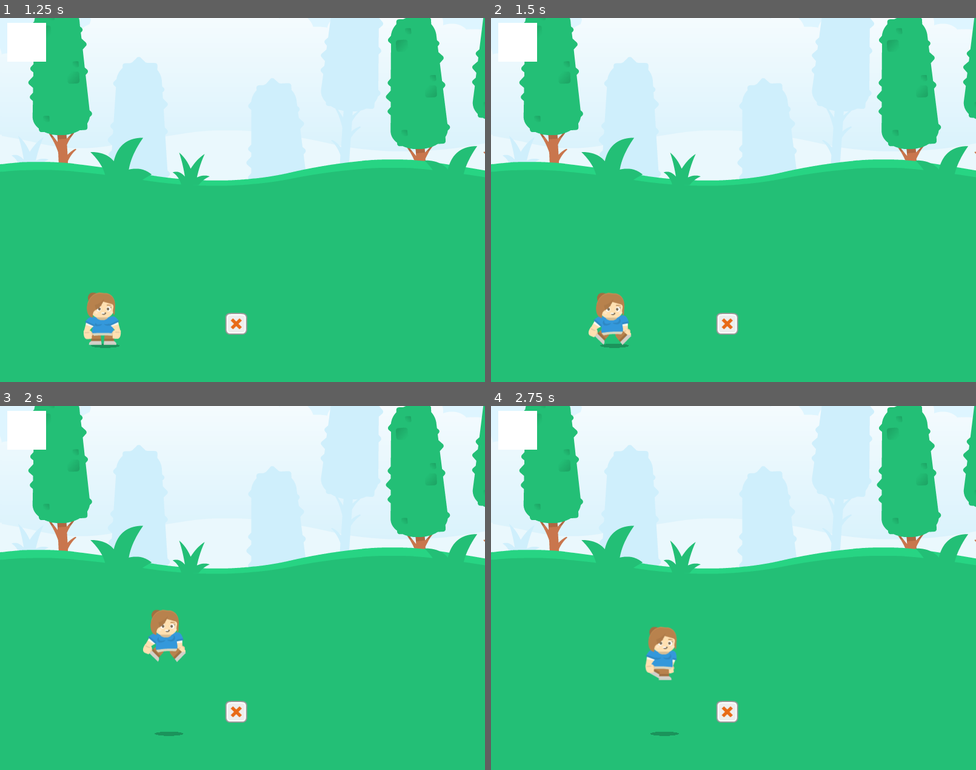
Above: before the commit, frames 1-4 (two rows, left to right).
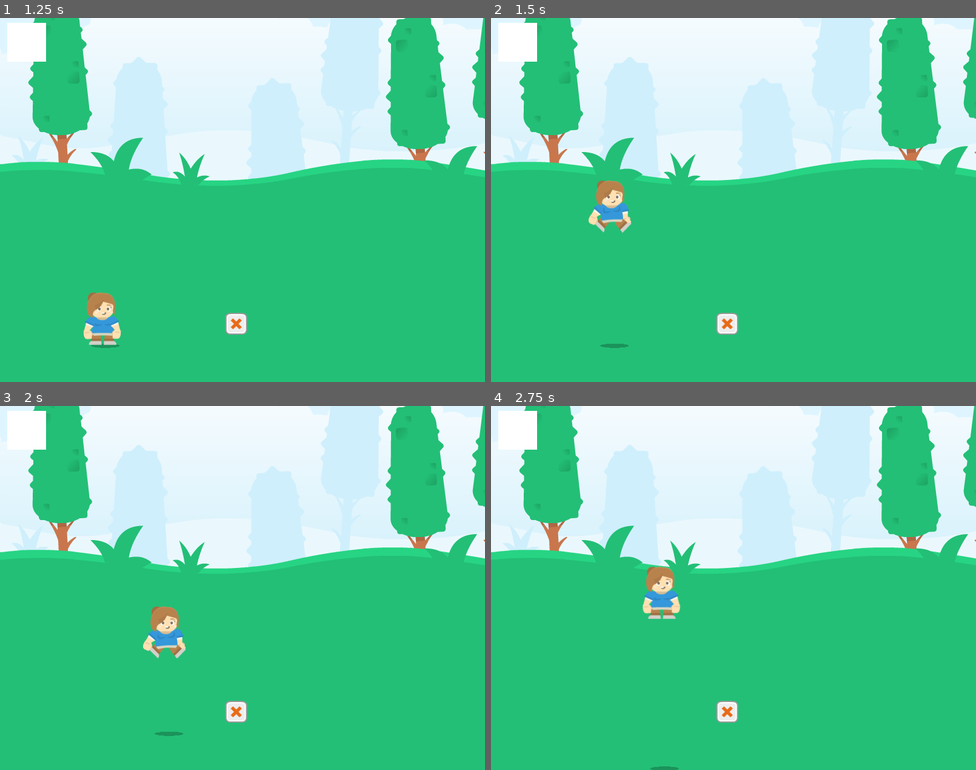
Above: after the commit, the same moments.

Repository: scottpetrovic/godot-starter-template
Game: Godot game, scene res://Scenes/MainMenu.tscn
Same seed, same stepped clock (60 frames per second), same inputs: the game is played once before the commit and once after it.
Inputs (mouse positions are in pixels of both pictures, inside the frame that each line leads up to):
- Up to frame 1 (1.25 s): click "GAME START" at 0.5 s
- Up to frame 2 (1.5 s): tap Enter at 1.25 s; move the mouse to (840, 181) at 1.27 s; hold Right (ui_right) from 1.28 s (still down); hold Z (player_jump, bound only after the commit) from 1.28 s (still down)
- Up to frame 3 (2 s): keep holding Right (ui_right); keep holding Z (player_jump, bound only after the commit); tap Space (player_jump, bound only before the commit) at 1.55 s
- Up to frame 4 (2.75 s): move the mouse to (636, 606) at 2.02 s; release Right (ui_right) at 2.03 s; release Z (player_jump, bound only after the commit) at 2.03 s; hold Down (ui_down) from 2.03 s (still down); tap Space (player_jump, bound only before the commit) at 2.1 s; tap Z (player_jump, bound only after the commit) at 2.27, 2.3, 2.57 s

Frame 1 is identical in both runs. In frame 2, 1.7% of the frame differs, in the area x 20-29%, y 44-90%; in frame 3, 0.5%; in frame 4, 1.8%, in the area x 31-40%, y 44-100%.

Commit message:
Allow moving up and down while jumping

Diff:
--- a/Scripts/Player.gd
+++ b/Scripts/Player.gd
@@ -10,10 +10,10 @@
 
 # jumping variables
 export var isCurrentlyJumping = false
-var jump_max_velocity = 400 # tweak until it feels right (jump power)
-var jump_gravity = 550 # tweak until it feels right (downward force)
+var jump_max_velocity = 20 # tweak until it feels right (jump power)
+var jump_gravity = 50 # tweak until it feels right (downward force)
 var jump_current_velocity = 0
-export var jump_y_pos = 0 # where we started jumping at to know when we land
+export var jump_landing_y_pos = 0 # where we started jumping at to know when we land
 
 # adds up our directions to see which way to move
 var velocity := Vector2()
@@ -49,7 +49,7 @@
 	else:
 		$AnimatedSprite.set_animation('walk')
 
-func get_movement():
+func get_movement(delta):
 	# basic 8-way movement
 	if Input.is_action_pressed("ui_right"):
 		velocity.x += 1
@@ -57,31 +57,46 @@
 		if(blockLeftInput() == false):
 			velocity.x -= 1
 	if Input.is_action_pressed("ui_down"):
-		if(blockDownInput() == false):
+		if(blockDownInput(delta) == false):
 			velocity.y += 1
 	if Input.is_action_pressed("ui_up"):
-		if(blockUpInput() == false):
+		if(blockUpInput(delta) == false):
 			velocity.y -= 1
+
 	velocity = velocity.normalized() * move_speed
 
 func get_jumping(delta):
 
+	# NOTE: Jumping needs to change something else besides velocity for direction
+	# otherwise it messes up movement logic. We are doing this by
+	# modifying the internal collision and sprite nodes of the player
+
+	# NOTE2: Jumping with spacebar can give issues with the keyboard arrows
+	# and stops jumping in some situations
+	# the action jump key is mapped to 'A' by default
 	if(isCurrentlyJumping):
+
 		# we are already jumping...so apply pseudo-gravity
 		jump_current_velocity -=  jump_gravity * delta
 
 		# we landed back to our original position...so stop jumping logic
-		print(jump_current_velocity)
-		if(jump_y_pos < position.y):
+		if(jump_landing_y_pos < $AnimatedSprite.position.y):
 			isCurrentlyJumping = false
 		else:
-			velocity.y -= jump_current_velocity
+			# we haven't landed
+			# move the internal sprite and collision shape for jumping
+			$CollisionShape2D.position.y -= jump_current_velocity
+			$AnimatedSprite.position.y -= jump_current_velocity
+			#velocity.y -= jump_current_velocity
+
 	else:
 		# we are not jumping...but we might be jumping this time
 		if Input.is_action_pressed("player_jump"):
 			isCurrentlyJumping = true
-			jump_y_pos = position.y
+			jump_landing_y_pos = $AnimatedSprite.position.y
 			jump_current_velocity = jump_max_velocity # add jump force to begin
+			$CollisionShape2D.position.y -= jump_current_velocity
+			$AnimatedSprite.position.y -= jump_current_velocity
 
 func blockLeftInput():
 	# we don't want to move left we hit the left side of the camera area
@@ -93,20 +108,20 @@
 	if(distanceToBlock > distanceFromLeftCameraSideToPlayer): return true
 	else: return false
 
-func blockDownInput():
+func blockDownInput(delta):
 	# this is a horizontal scroller, so camera is not moving up/down
 	# this makes sure our character can only move down as far as the camera is
 	#print(position.y)
-	if(position.y > 540 || isCurrentlyJumping == true): return true
+	if(position.y > 540): return true
 	return false
 
-func blockUpInput():
-	if(position.y < 300 || isCurrentlyJumping == true): return true
+func blockUpInput(delta):
+	if(position.y < 300): return true
 	return false
 
 func _physics_process(delta: float):
 	velocity = Vector2() # calculate new movement amount
-	get_movement()
+	get_movement(delta)
 	get_jumping(delta)
 	calculate_animation_state()
 	velocity = move_and_slide(velocity)
--- a/Scripts/PlayerShadow.gd
+++ b/Scripts/PlayerShadow.gd
@@ -1,9 +1,4 @@
 extends Sprite
-
-
-# Declare member variables here. Examples:
-# var a = 2
-# var b = "text"
 
 onready var playerObject = get_parent().get_node("Player")
 var shadowXOffset = 18
@@ -16,8 +11,4 @@
 	position.x -= shadowXOffset
 
 	if(playerObject.isCurrentlyJumping) :
-		position.y = playerObject.jump_y_pos + shadowYOffset
-
-
-
-	# if we are jumping..we need to remember where the bottom of the jump is
+		position.y += playerObject.jump_landing_y_pos
--- a/project.godot
+++ b/project.godot
@@ -46,7 +46,7 @@
 }
 player_jump={
 "deadzone": 0.5,
-"events": [ Object(InputEventKey,"resource_local_to_scene":false,"resource_name":"","device":0,"alt":false,"shift":false,"control":false,"meta":false,"command":false,"pressed":false,"scancode":32,"unicode":0,"echo":false,"script":null)
+"events": [ Object(InputEventKey,"resource_local_to_scene":false,"resource_name":"","device":0,"alt":false,"shift":false,"control":false,"meta":false,"command":false,"pressed":false,"scancode":90,"unicode":0,"echo":false,"script":null)
  ]
 }
 
